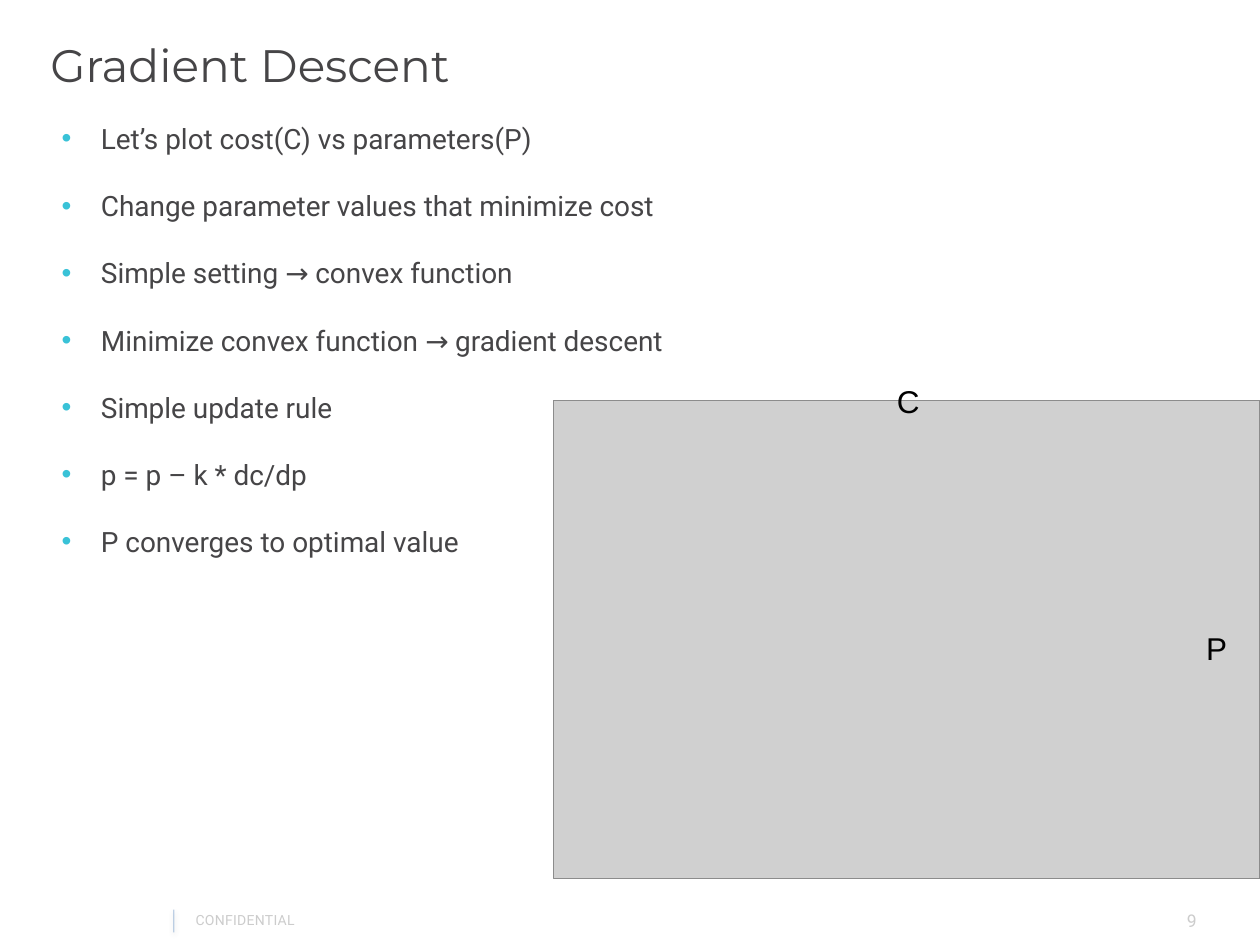
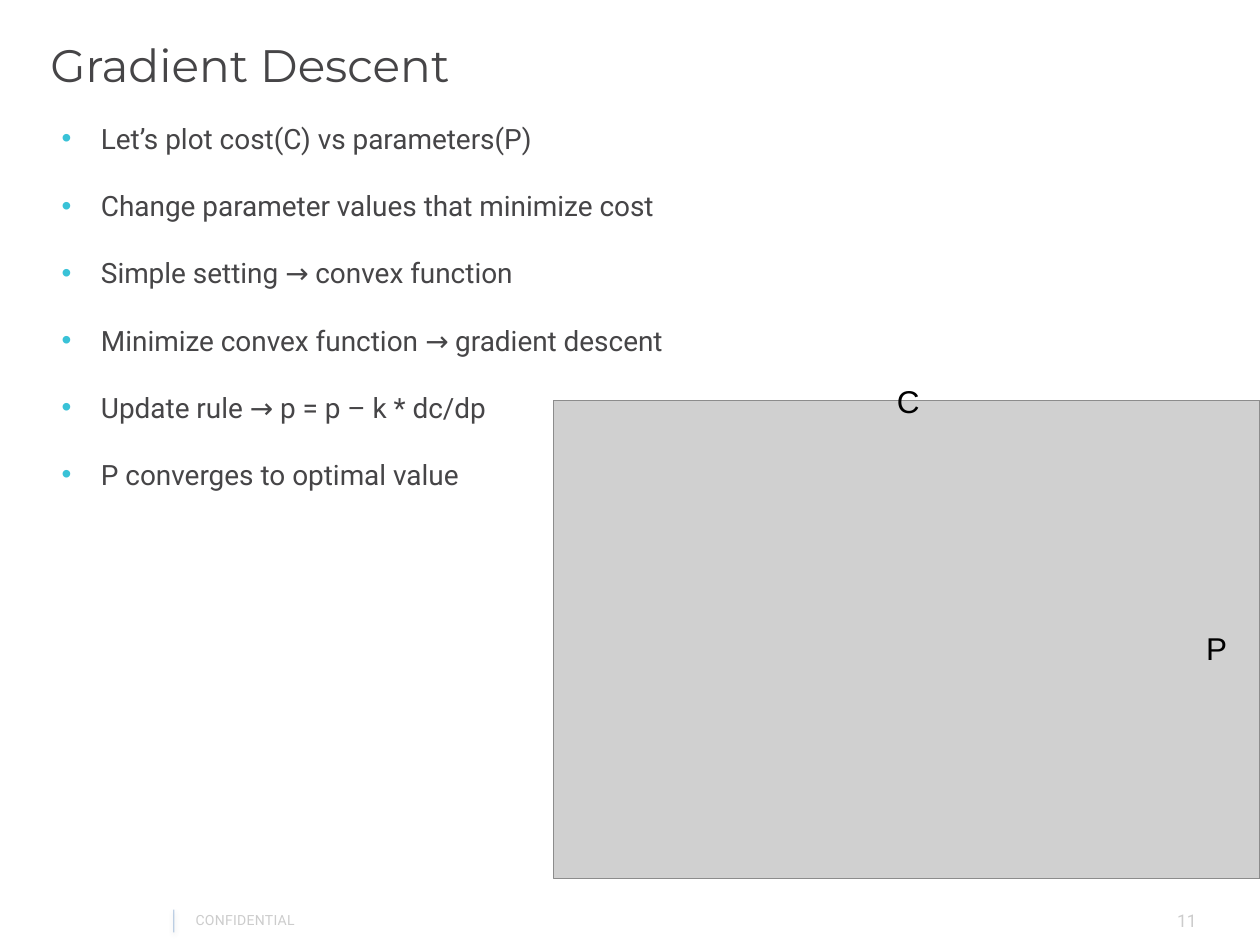
Before and after one commit to gautam0707/TechTalk1_Epam, a slide deck: slide 11 of TechTalk1.pptx (slide 9 before the commit). Drawn at 1260x945 pixels with LibreOffice and Linux fonts; fonts in the diff are those of the drawing; grey boxes stand for pictures; background and template pictures are left out. Boxes give left, top, right and bottom in pixels: in the first picture for what was removed or moved away, otherwise in the second. Text is boxed around its words. In the diff, an @@ line names an element or a change of style, - is before the commit and + after.

```diff
--- a/TechTalk1.pptx
+++ b/TechTalk1.pptx
@@ text at (101,397,486,424): text changed @@
-• Simple update rule
-• p = p – k * dc/dp
+• Update rule → p = p – k * dc/dp
@@ page number at (1177,915,1197,927): text changed @@
-9
+11
```
Also in this commit, not shown: 4 other slides changed, 2 slides added, 1 other file.
